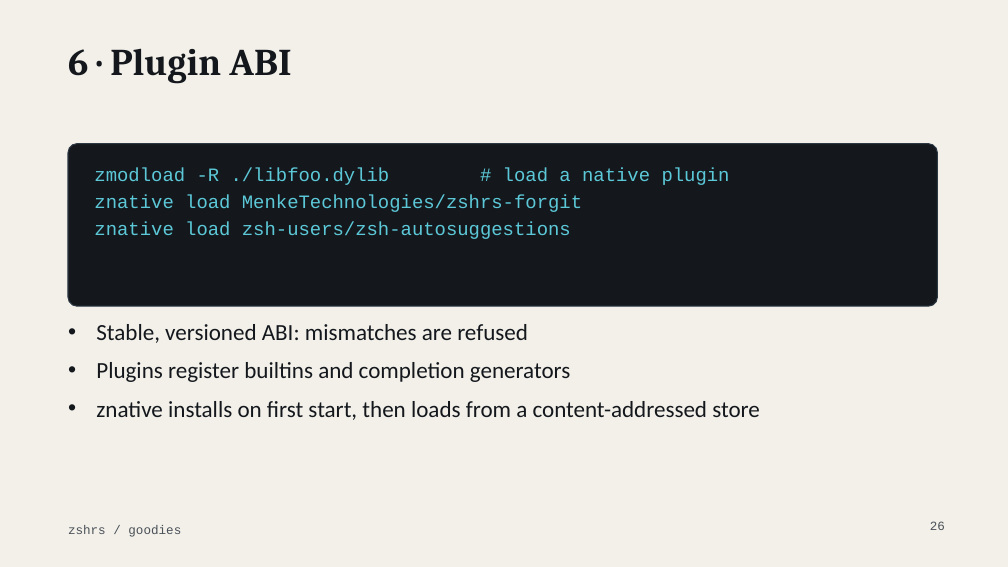
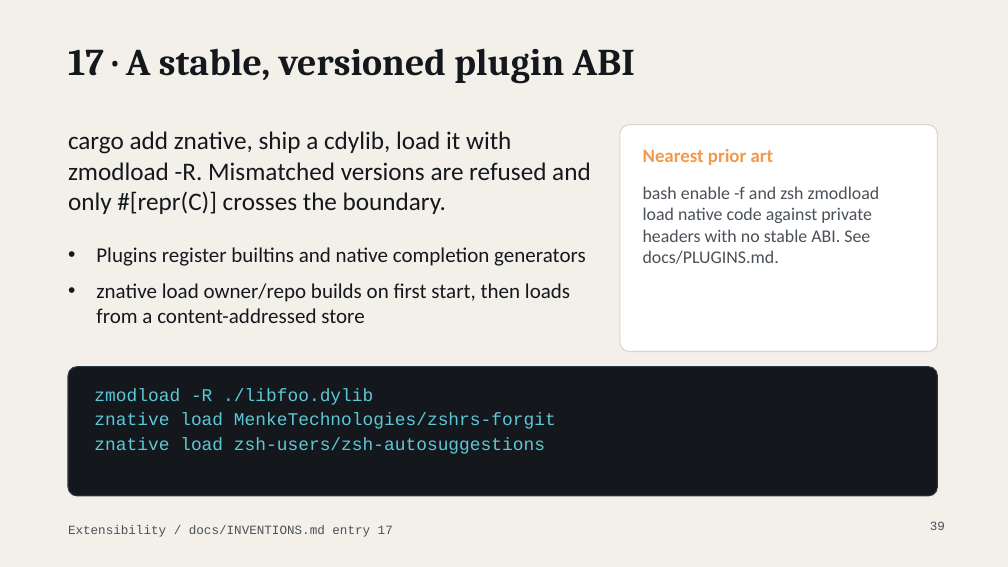
Before and after one commit to MenkeTechnologies/zshrs, a slide deck: slide 39 of docs/talk.pptx (slide 26 before the commit). Drawn at 1008x567 pixels with LibreOffice and Linux fonts; fonts in the diff are those of the drawing. Boxes give left, top, right and bottom in pixels: in the first picture for what was removed or moved away, otherwise in the second. Text is boxed around its words. In the diff, an @@ line names an element or a change of style, - is before the commit and + after.

Commit message:
docs: full talk deck covering every goodie

```diff
--- a/docs/talk.pptx
+++ b/docs/talk.pptx
@@ title at (68,48,635,84): text changed @@
-6 · Plugin ABI
+17 · A stable, versioned plugin ABI
@@ text added at (68,131,591,214), 24 pt, text #14181D @@
+cargo add znative, ship a cdylib, load it with zmodload -R. Mismatched versions are refused and only #[repr(C)] crosses the boundary.
@@ rounded rectangle added at (620,125,938,352), fill #FFFFFF, outline #D9D5C8 1 pt @@
@@ text added at (643,149,774,165), 18 pt, text #F2994A, bold @@
+Nearest prior art
@@ text added at (643,186,880,264), 17 pt, text #4A5158 @@
+bash enable -f and zsh zmodload load native code against private headers with no stable ABI. See docs/PLUGINS.md.
@@ text at (96,247,586,323): text changed; size 22 to 20 pt @@
-• Stable, versioned ABI: mismatches are refused
-• Plugins register builtins and completion generators
-• znative installs on first start, then loads from a content-addressed store
+• Plugins register builtins and native completion generators
+• znative load owner/repo builds on first start, then loads from a content-addressed store
@@ rounded rectangle: place and size @@
-rounded rectangle at (68,144,938,306)
+rounded rectangle at (68,367,938,496)
@@ rounded rectangle at (68,367,938,496): proportions changed @@
@@ text at (94,388,373,405): text changed; size 18 to 17 pt @@
-zmodload -R ./libfoo.dylib # load a native plugin
+zmodload -R ./libfoo.dylib
@@ text "zmodload -R ./libfoo.dylib": place and size @@
-text "zmodload -R ./libfoo.dylib" at (94,168,730,239)
+text "zmodload -R ./libfoo.dylib" at (94,388,556,454)
@@ text at (94,413,556,454): size 18 to 17 pt in "znative load MenkeTechnologies/zshrs-forgit", "znative load zsh-users/zsh-autosuggestions"; less space between paragraphs @@
@@ text removed at (68,525,181,537) @@
-zshrs / goodies
@@ text added at (68,525,393,537), 12 pt, text #4A5158 @@
+Extensibility / docs/INVENTIONS.md entry 17
@@ page number at (930,521,945,530): text changed @@
-26
+39
```
Also in this commit, not shown: 18 other slides changed, 39 slides added, 13 slides removed.
